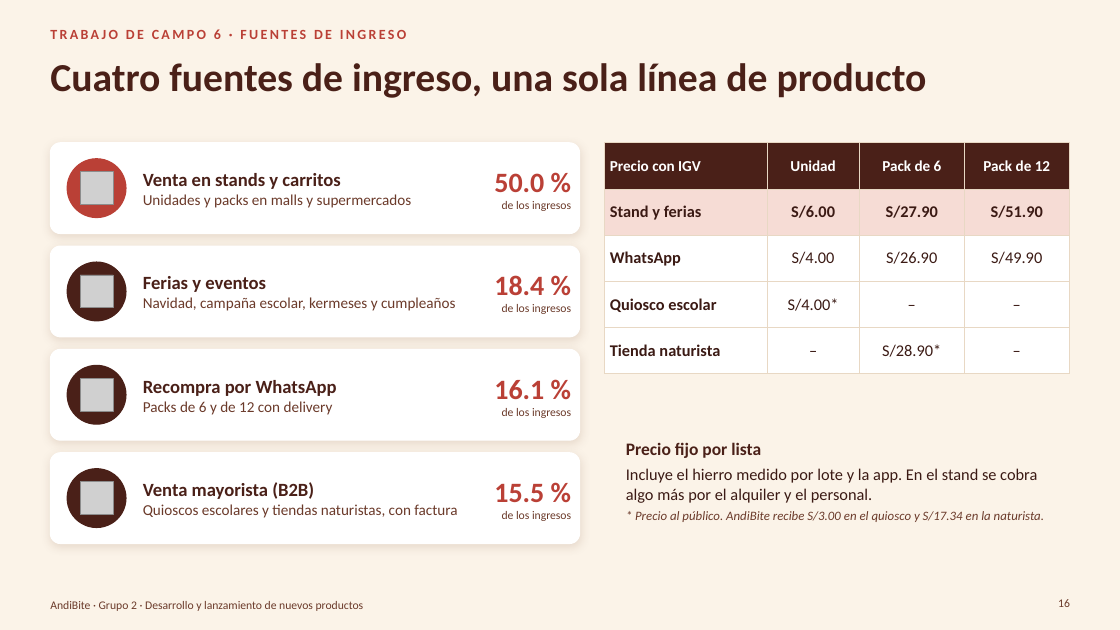
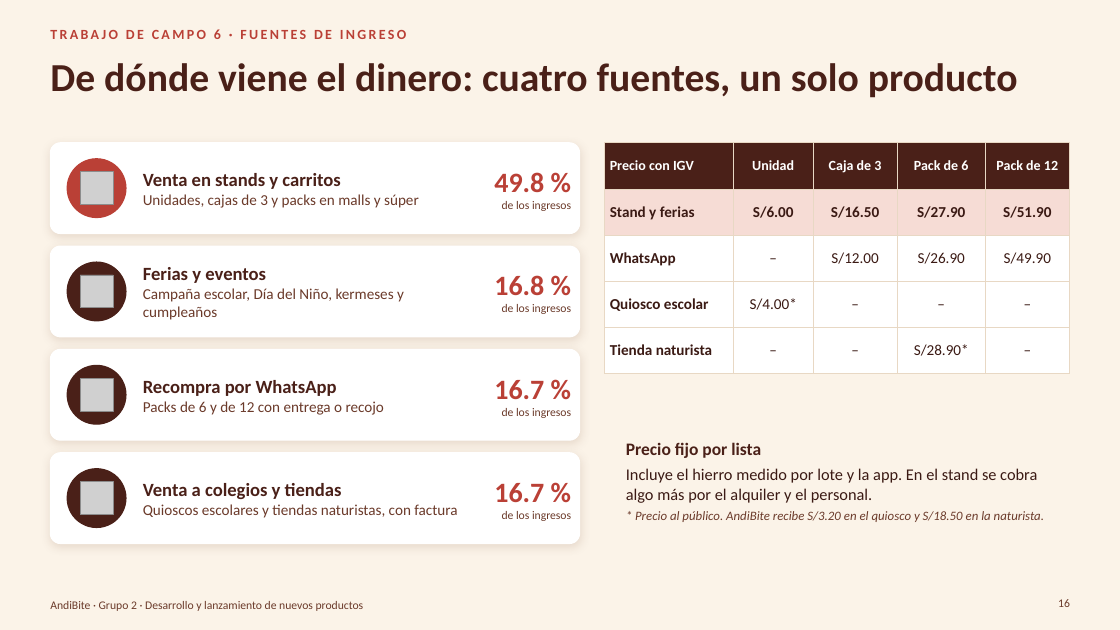
Before and after one commit to Darknow-web/Desarrollo-y-lanzamiento-de-producto-y-marca, a slide deck: slide 16 of 04-reformulacion/TC5-8/TC5-8-AndiBite.pptx. Drawn at 1120x630 pixels with LibreOffice and Linux fonts; fonts in the diff are those of the drawing; grey boxes stand for pictures; background and template pictures are left out. Boxes give left, top, right and bottom in pixels: in the first picture for what was removed or moved away, otherwise in the second. Text is boxed around its words. In the diff, an @@ line names an element or a change of style, - is before the commit and + after.

```diff
--- a/04-reformulacion/TC5-8/TC5-8-AndiBite.pptx
+++ b/04-reformulacion/TC5-8/TC5-8-AndiBite.pptx
@@ title at box(50, 63, 1018, 98): text changed @@
-Cuatro fuentes de ingreso, una sola línea de producto
+De dónde viene el dinero: cuatro fuentes, un solo producto
@@ table at box(605, 143, 1070, 360) @@
-column 2: Unidad | S/6.00 | S/4.00 | S/4.00* | –
+column 2: Unidad | S/6.00 | – | S/4.00* | –
+column 3: Caja de 3 | S/16.50 | S/12.00 | – | –
@@ text at box(494, 172, 544, 192): text changed @@
-50.0 %
+49.8 %
@@ text at box(143, 194, 419, 208): text changed @@
-Unidades y packs en malls y supermercados
+Unidades, cajas de 3 y packs en malls y súper
@@ text at box(143, 288, 404, 320): text changed @@
-Navidad, campaña escolar, kermeses y cumpleaños
+Campaña escolar, Día del Niño, kermeses y cumpleaños
@@ text at box(494, 275, 544, 295): text changed @@
-18.4 %
+16.8 %
@@ text at box(494, 380, 544, 399): text changed @@
-16.1 %
+16.7 %
@@ text at box(143, 401, 384, 415): text changed @@
-Packs de 6 y de 12 con delivery
+Packs de 6 y de 12 con entrega o recojo
@@ text at box(143, 483, 342, 499): text changed @@
-Venta mayorista (B2B)
+Venta a colegios y tiendas
@@ text at box(494, 483, 544, 502): text changed @@
-15.5 %
+16.7 %
@@ text at box(635, 511, 1044, 522): text changed @@
-* Precio al público. AndiBite recibe S/3.00 en el quiosco y S/17.34 en la naturista.
+* Precio al público. AndiBite recibe S/3.20 en el quiosco y S/18.50 en la naturista.
```
Also in this commit, not shown: 25 other slides changed, 3 slides added, 5 other files.
